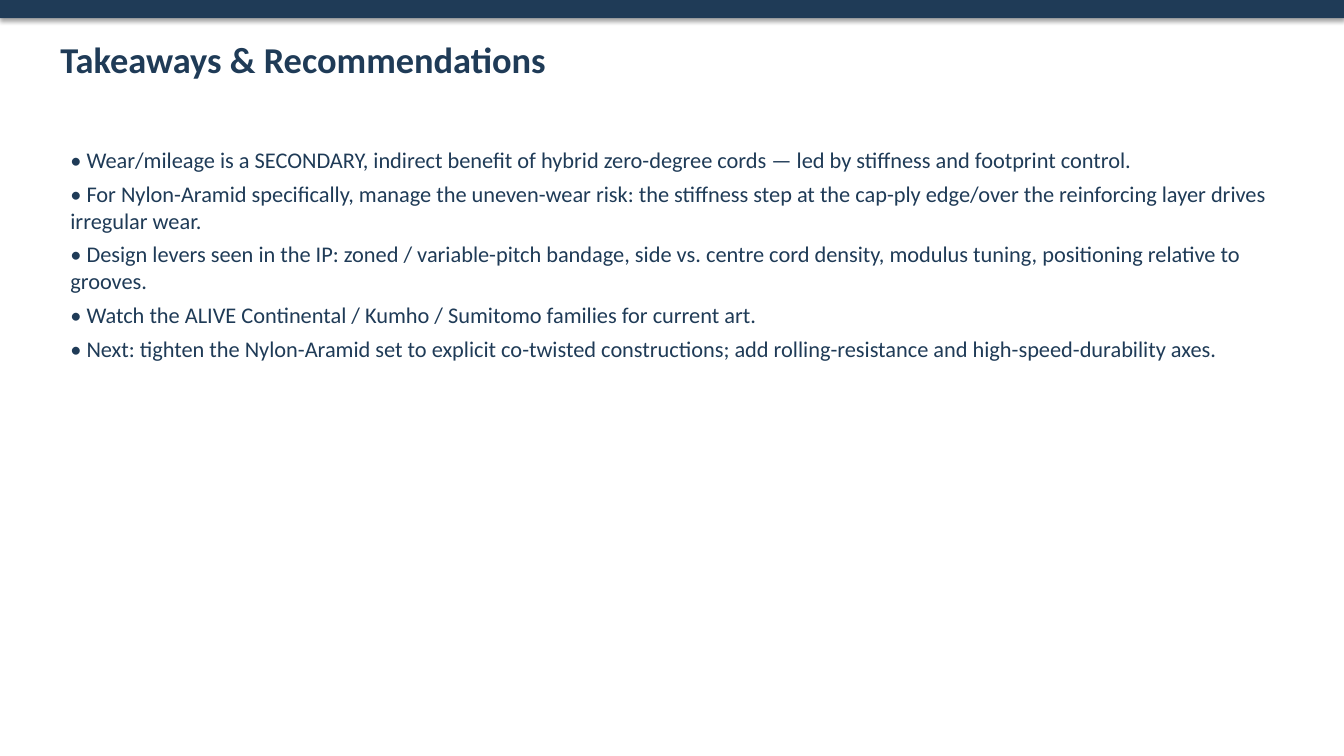
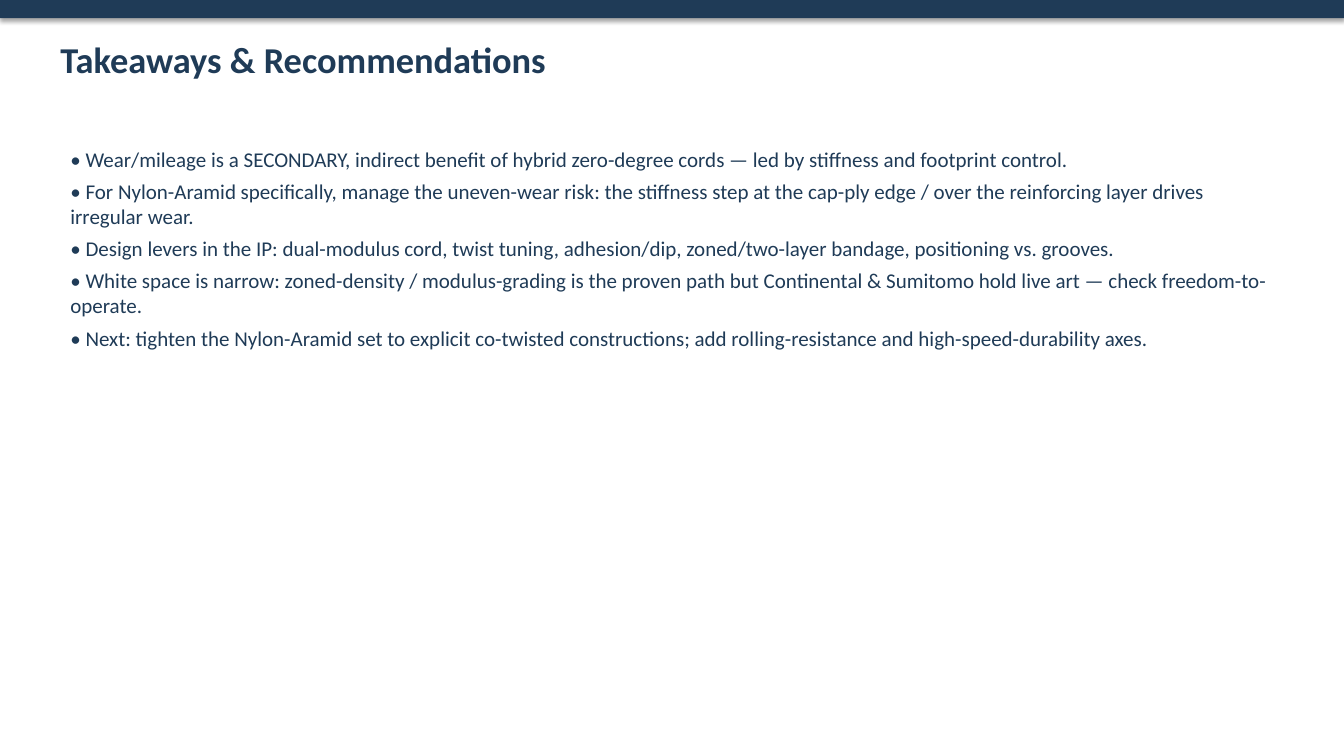
Before and after one commit to sreeharshahr09-gif/Sri, a slide deck: slide 11 of reports/Hybrid_Cord_Wear_Analysis.pptx (slide 8 before the commit). Drawn at 1344x756 pixels with LibreOffice and Linux fonts; fonts in the diff are those of the drawing. Boxes give left, top, right and bottom in pixels: in the first picture for what was removed or moved away, otherwise in the second. Text is boxed around its words. In the diff, an @@ line names an element or a change of style, - is before the commit and + after.

```diff
--- a/reports/Hybrid_Cord_Wear_Analysis.pptx
+++ b/reports/Hybrid_Cord_Wear_Analysis.pptx
@@ text at [86,152,1147,350]: size 16 to 15 pt in "• Wear/mileage is a SECONDARY, indirect benefit ...", "• Next: tighten the Nylon-Aramid set to ..." @@
@@ text at [70,184,1266,317]: text changed; size 16 to 15 pt @@
-• For Nylon-Aramid specifically, manage the uneven-wear risk: the stiffness step at the cap-ply edge/over the reinforcing layer drives irregular wear.
-• Design levers seen in the IP: zoned / variable-pitch bandage, side vs. centre cord density, modulus tuning, positioning relative to grooves.
-• Watch the ALIVE Continental / Kumho / Sumitomo families for current art.
+• For Nylon-Aramid specifically, manage the uneven-wear risk: the stiffness step at the cap-ply edge / over the reinforcing layer drives irregular wear.
+• Design levers in the IP: dual-modulus cord, twist tuning, adhesion/dip, zoned/two-layer bandage, positioning vs. grooves.
+• White space is narrow: zoned-density / modulus-grading is the proven path but Continental & Sumitomo hold live art — check freedom-to-operate.
```
Also in this commit, not shown: 3 slides added, 2 other files.
